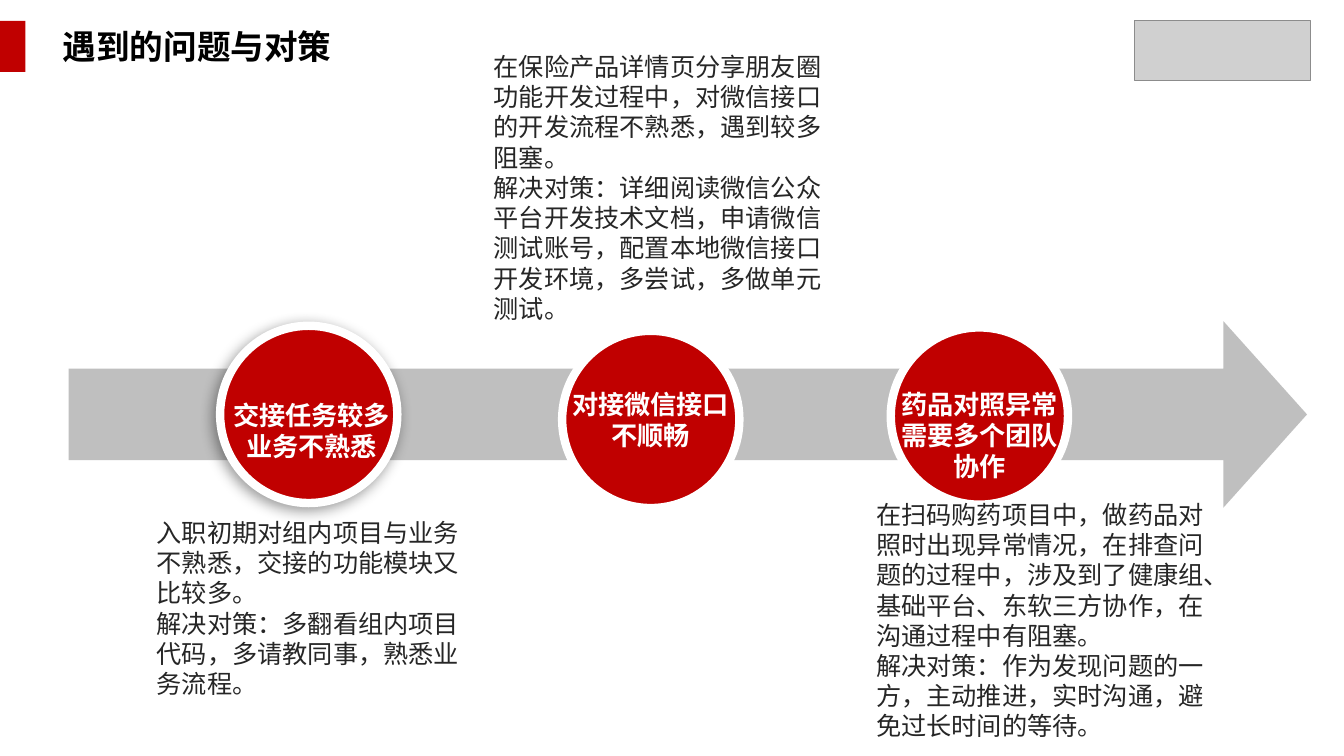
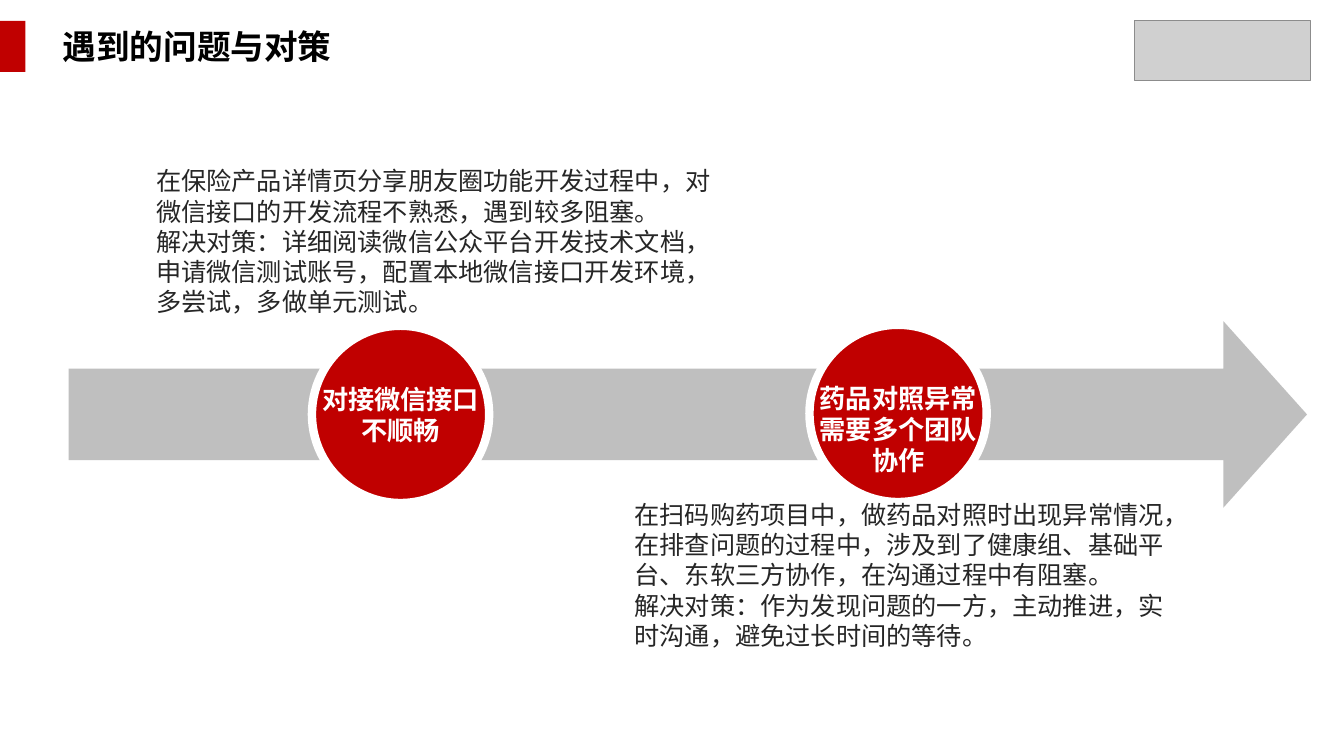
Before and after one commit to WakingFox/myself, a slide deck: slide 9 of 转正述职/王贵成转正述职报告.pptx. Drawn at 1344x756 pixels with LibreOffice and Linux fonts; fonts in the diff are those of the drawing; grey boxes stand for pictures; background and template pictures are left out. Boxes give left, top, right and bottom in pixels: in the first picture for what was removed or moved away, otherwise in the second. Text is boxed around its words. In the diff, an @@ line names an element or a change of style, - is before the commit and + after.

```diff
--- a/转正述职/王贵成转正述职报告.pptx
+++ b/转正述职/王贵成转正述职报告.pptx
@@ text "在保险产品详情页分享朋友圈功能开发过程中，对微信接口的开发流程不熟悉，遇到较多阻塞。" rewrapped from (494, 54, 822, 320) to (156, 168, 710, 314) @@
@@ ellipse removed at (220, 326, 397, 503) @@
@@ ellipse: place and size @@
-ellipse at (563, 331, 740, 508)
+ellipse at (312, 326, 489, 503)
@@ ellipse: place and size @@
-ellipse at (891, 328, 1069, 505)
+ellipse at (810, 325, 987, 502)
@@ text "对接微信接口 不顺畅": place and size @@
-text "对接微信接口 不顺畅" at (573, 387, 729, 448)
+text "对接微信接口 不顺畅" at (322, 382, 478, 443)
@@ text "药品对照异常": place and size @@
-text "药品对照异常" at (901, 391, 1057, 479)
+text "药品对照异常" at (820, 385, 976, 473)
@@ text removed at (234, 402, 390, 459) @@
-交接任务较多
-业务不熟悉
@@ text "在扫码购药项目中，做药品对照时出现异常情况，在排查问题的过程中，涉及到了健康组、基础平台、东软三方协作，在沟通过程中有阻 ..." rewrapped from (876, 498, 1229, 737) to (634, 502, 1188, 648) @@
@@ text removed at (157, 521, 459, 695) @@
-入职初期对组内项目与业务不熟悉，交接的功能模块又比较多。
-解决对策：多翻看组内项目代码，多请教同事，熟悉业务流程。
```
Also in this commit, not shown: 5 other slides changed, 1 other file.
